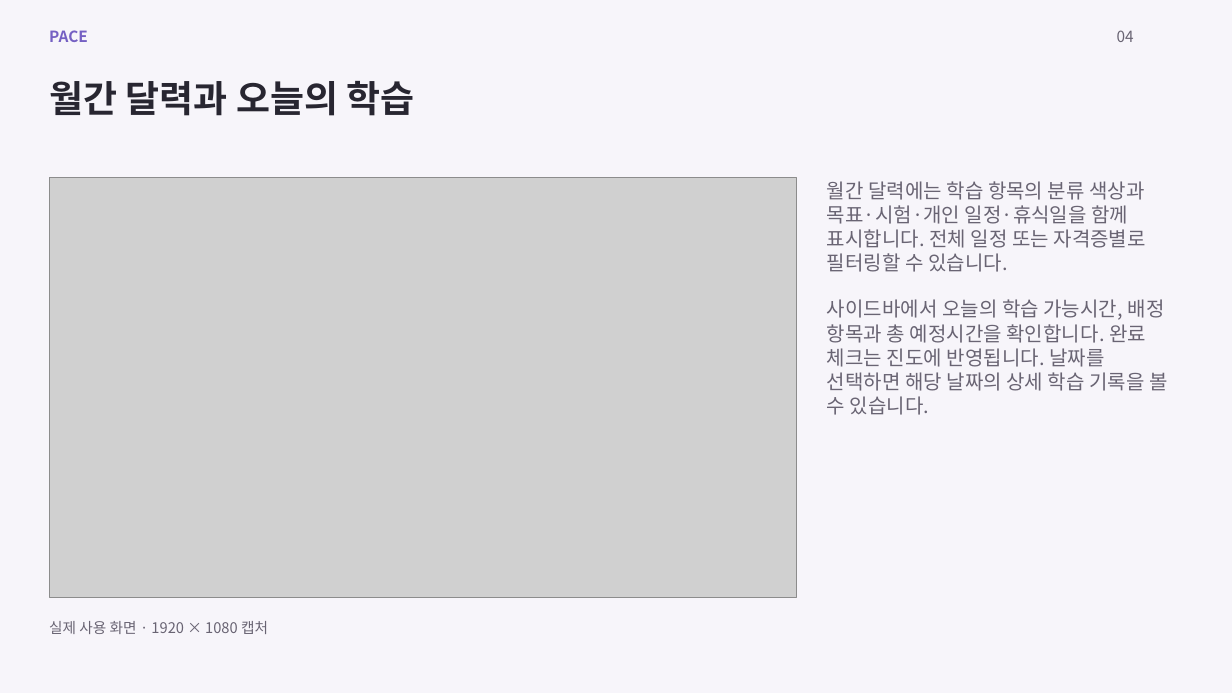
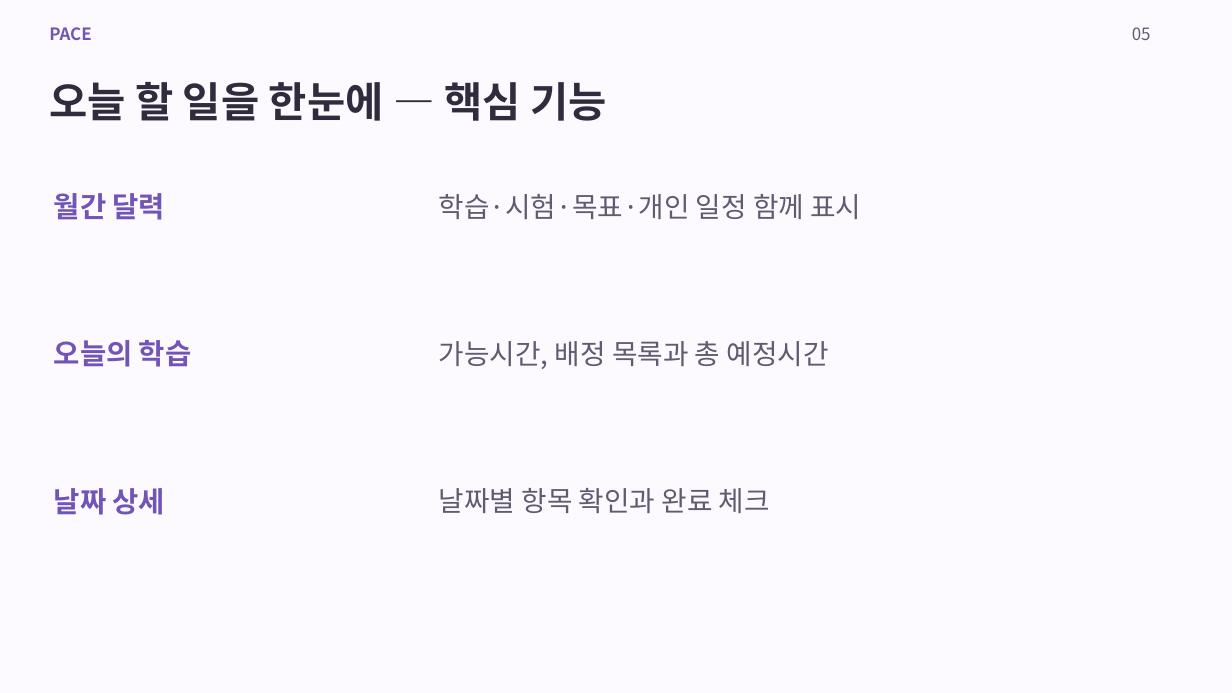
Before and after one commit to rykim1217/ALEPH, a slide deck: slide 5 of projects/PACE/presentation/PACE-project.pptx (slide 4 before the commit). Drawn at 1232x693 pixels with LibreOffice and Linux fonts; fonts in the diff are those of the drawing; grey boxes stand for pictures. Boxes give left, top, right and bottom in pixels: in the first picture for what was removed or moved away, otherwise in the second. Text is boxed around its words. In the diff, an @@ line names an element or a change of style, - is before the commit and + after.

Commit message:
docs(pace): enlarge submission screenshots and simplify slide copy

```diff
--- a/projects/PACE/presentation/PACE-project.pptx
+++ b/projects/PACE/presentation/PACE-project.pptx
@@ background #F7F5FA to #FCFAFE @@
@@ text "PACE" at (49, 27, 91, 40): size 15 to 16.5 pt, text colour #7560C3 to #7254B8 @@
@@ text added at (1132, 27, 1151, 40), 16.5 pt, text #625A70 @@
+05
@@ text removed at (1117, 30, 1134, 42) @@
-04
@@ text added at (49, 82, 607, 121), 40.5 pt, text #302B3D, bold @@
+오늘 할 일을 한눈에 — 핵심 기능
@@ picture removed at (50, 177, 796, 597) @@
@@ text added at (54, 193, 165, 220), 27.8 pt, text #7254B8, bold @@
+월간 달력
@@ text added at (439, 194, 861, 219), 27 pt, text #625A70 @@
+학습·시험·목표·개인 일정 함께 표시
@@ text removed at (827, 181, 1167, 415) @@
-월간 달력에는 학습 항목의 분류 색상과 목표·시험·개인 일정·휴식일을 함께 표시합니다. 전체 일정 또는 자격증별로 필터링할 수 있습니다.
-사이드바에서 오늘의 학습 가능시간, 배정 항목과 총 예정시간을 확인합니다. 완료 체크는 진도에 반영됩니다. 날짜를 선택하면 해당 날짜의 상세 학습 기록을 볼 수 있습니다.
@@ text at (54, 340, 191, 367): text changed; size 36 to 27.8 pt; text colour #282631 to #7254B8 @@
-월간 달력과 오늘의 학습
+오늘의 학습
@@ text added at (439, 341, 829, 369), 27 pt, text #625A70 @@
+가능시간, 배정 목록과 총 예정시간
@@ text added at (54, 488, 165, 515), 27.8 pt, text #7254B8, bold @@
+날짜 상세
@@ text added at (439, 488, 770, 513), 27 pt, text #625A70 @@
+날짜별 항목 확인과 완료 체크
@@ text removed at (49, 621, 268, 634) @@
-실제 사용 화면 · 1920 × 1080 캡처
```
Also in this commit, not shown: 6 other slides changed, 24 slides added, 14 slides removed, 4 other files.
